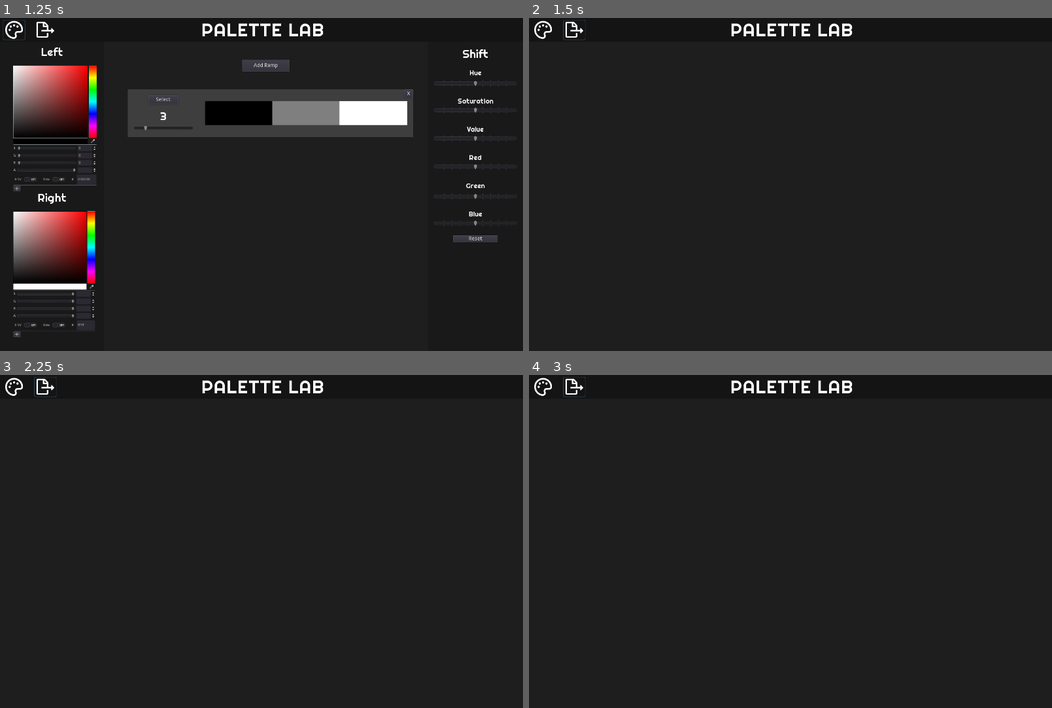
Above: before the commit, frames 1-4 (two rows, left to right).
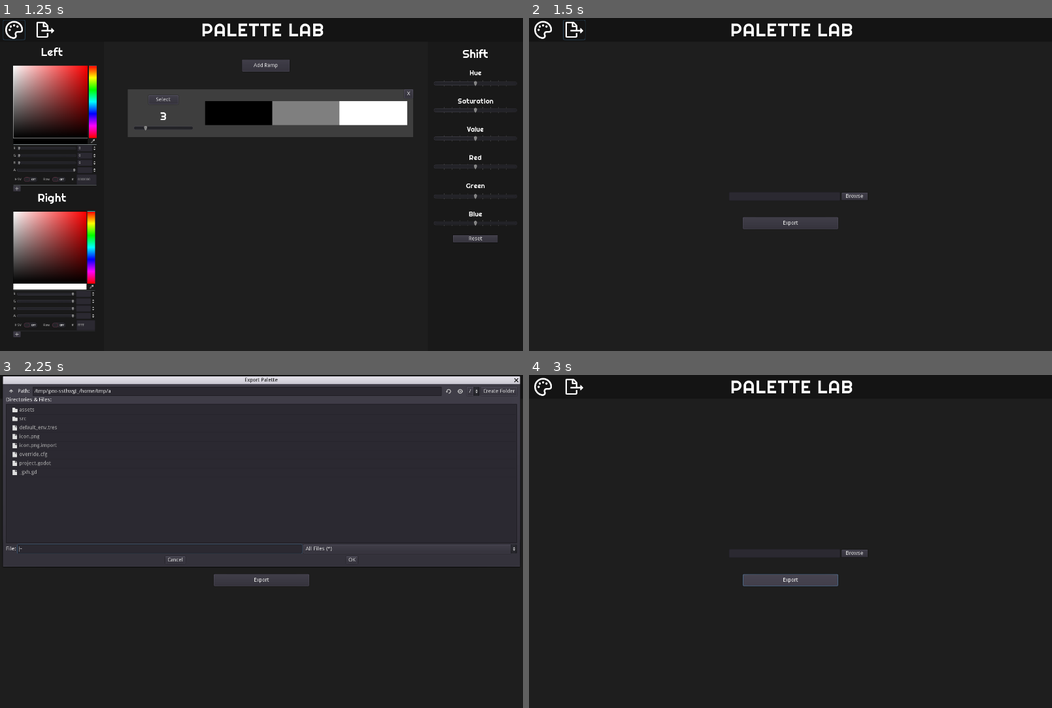
Above: after the commit, the same moments.

Repository: pbzona/palette_lab
Game: Godot game, scene res://src/Main.tscn
Same seed, same stepped clock (60 frames per second), same inputs: the game is played once before the commit and once after it.
Inputs (mouse positions are in pixels of both pictures, inside the frame that each line leads up to):
- Up to frame 1 (1.25 s): click (15, 31) at 0.5 s
- Up to frame 2 (1.5 s): click (576, 31) at 1.25 s
- Up to frame 3 (2.25 s): click (324, 554) at 2 s, where only the run after the commit has a clickable "Browse"
- Up to frame 4 (3 s): click (790, 581) at 2.75 s, where only the run after the commit has a clickable "Export"

Frame 1 is identical in both runs. In frame 2, 0.8% of the frame differs, in the area x 40-65%, y 52-64%; in frame 3, 15%, in the area x 0-100%, y 0-64%; in frame 4, 0.8%.

Commit message:
Basic exporter writing functionality

Diff:
--- /dev/null
+++ b/src/workspaces/Export.gd
@@ -0,0 +1,31 @@
+extends Control
+
+var export_path : String = ''
+
+onready var FilePicker = $CenterContainer/Control/FileDialog
+onready var ExportPath = $CenterContainer/Control/ExportPath
+
+func _ready():
+	ExportPath.text = export_path
+
+func _create_png(palette) -> Image:
+	# Replace with real functionality
+	var img = Image.new()
+	img.create(80, 300, false, Image.FORMAT_RGB8)
+	return img
+
+func _save_file(f) -> void:
+	var file = File.new()
+	file.open(f, File.WRITE)
+	file.store_string("Hello")
+	file.close()
+
+func _on_BrowseButton_pressed():
+	FilePicker.popup()
+
+func _on_FileDialog_file_selected(path):
+	self.export_path = path
+	ExportPath.text = path
+
+func _on_Button_pressed():
+	_save_file(self.export_path)
--- a/src/workspaces/Export.tscn
+++ b/src/workspaces/Export.tscn
@@ -1,11 +1,83 @@
-[gd_scene format=2]
+[gd_scene load_steps=2 format=2]
+
+[ext_resource path="res://src/workspaces/Export.gd" type="Script" id=1]
 
 [node name="Export" type="Control"]
-visible = false
 anchor_right = 1.0
 anchor_bottom = 1.0
 rect_min_size = Vector2( 1408, 808 )
+script = ExtResource( 1 )
 
 [node name="CenterContainer" type="CenterContainer" parent="."]
-margin_right = 40.0
-margin_bottom = 40.0
+anchor_right = 1.0
+anchor_bottom = 1.0
+__meta__ = {
+"_edit_use_anchors_": false
+}
+
+[node name="Control" type="Control" parent="CenterContainer"]
+margin_left = 404.0
+margin_top = 148.0
+margin_right = 1004.0
+margin_bottom = 748.0
+rect_min_size = Vector2( 600, 600 )
+
+[node name="ExportPath" type="LineEdit" parent="CenterContainer/Control"]
+anchor_left = 0.5
+anchor_top = 0.5
+anchor_right = 0.5
+anchor_bottom = 0.5
+margin_left = -166.0
+margin_top = -12.0
+margin_right = 134.0
+margin_bottom = 12.0
+rect_min_size = Vector2( 300, 0 )
+text = "Save Location"
+__meta__ = {
+"_edit_use_anchors_": false
+}
+
+[node name="BrowseButton" type="Button" parent="CenterContainer/Control"]
+anchor_left = 0.5
+anchor_top = 0.5
+anchor_right = 0.5
+anchor_bottom = 0.5
+margin_left = 138.0
+margin_top = -10.0
+margin_right = 208.0
+margin_bottom = 10.0
+text = "Browse"
+__meta__ = {
+"_edit_use_anchors_": false
+}
+
+[node name="FileDialog" type="FileDialog" parent="CenterContainer/Control"]
+anchor_right = 1.0
+margin_left = -4.0
+margin_top = 4.0
+margin_right = 4.0
+margin_bottom = 496.0
+rect_min_size = Vector2( 250, 87.5 )
+window_title = "Export Palette"
+resizable = true
+access = 2
+current_dir = "/Users/phil/Godot/PaletteLab"
+current_file = "~"
+current_path = "/Users/phil/Godot/PaletteLab/~"
+
+[node name="Button" type="Button" parent="CenterContainer/Control"]
+anchor_left = 0.5
+anchor_top = 1.0
+anchor_right = 0.5
+anchor_bottom = 1.0
+margin_left = -128.0
+margin_top = -244.0
+margin_right = 128.0
+margin_bottom = -212.0
+text = "Export"
+__meta__ = {
+"_edit_use_anchors_": false
+}
+[connection signal="pressed" from="CenterContainer/Control/BrowseButton" to="." method="_on_BrowseButton_pressed"]
+[connection signal="file_selected" from="CenterContainer/Control/FileDialog" to="." method="_on_FileDialog_file_selected"]
+[connection signal="pressed" from="CenterContainer/Control/Button" to="." method="_on_Button_pressed"]
--- a/src/workspaces/Workspace.tscn
+++ b/src/workspaces/Workspace.tscn
@@ -61,3 +61,4 @@
 rect_min_size = Vector2( 1408, 808 )
 
 [node name="Export" parent="Container" instance=ExtResource( 4 )]
+visible = false
